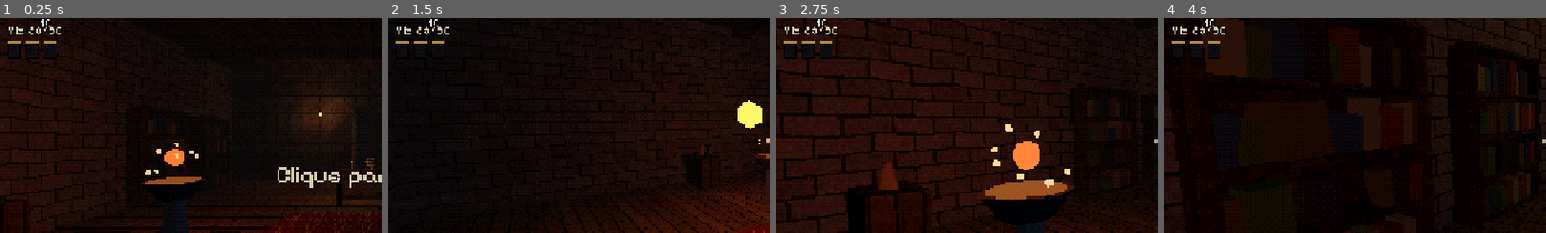
Above: before the commit, frames 1-4 (left to right).
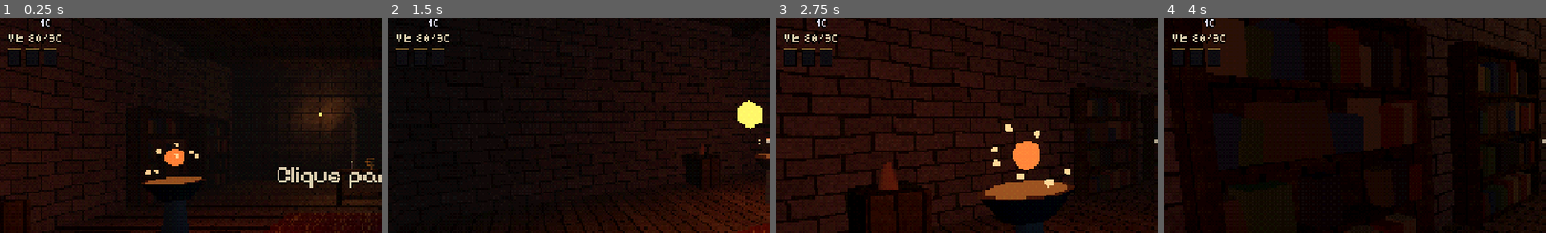
Above: after the commit, the same moments.

Repository: Poertade/Jogo-do-mago
Game: Godot game, scene res://scenes/main.tscn
Same seed, same stepped clock (60 frames per second), same inputs: the game is played once before the commit and once after it.
Inputs (mouse positions are % of the whole screen's width and height, from its top left):
- Up to frame 1 (0.25 s): no input
- Up to frame 2 (1.5 s): tap Enter at 0.5 s; move the mouse to (72, 45) at 0.52 s; press the mouse at (72, 45) at 0.53 s; hold D (move_right) 0.53-1.28 s; tap Space (jump) at 0.77 s; move the mouse to (45, 50) at 1.27 s; release the mouse at (45, 50) at 1.28 s; hold W (move_forward) from 1.28 s (still down); tap E (interact) at 1.35 s
- Up to frame 3 (2.75 s): keep holding W (move_forward); tap Space (jump) at 1.52 s; move the mouse to (52, 48) at 2.02 s; tap R (pour_jar) at 2.1 s
- Up to frame 4 (4 s): keep holding W (move_forward); move the mouse to (49, 52) at 2.77 s; tap Tab (research_book) at 2.85 s; click (49, 52) at 2.92 s; tap Space (jump) at 3.02, 3.77 s; move the mouse to (57, 51) at 3.52 s; hold Shift (run) from 3.53 s (still down)
The pictures show only the part of the screen within x 0-50%, y 21-71%; the shares and areas given below are measured in that part.

The runs differ from the first frame. In frame 1, 1.1% of the frame differs, in the area x 2-17%, y 3-23%; in frame 2, 0.5%; in frame 3, 1.3%; in frame 4, 0.9%.

Commit message:
HUD: total de Vis abaixo dos números dos frascos
Co-Authored-By: Claude Opus 5.5 <noreply@anthropic.com>
Claude-Session: https://claude.ai/code/session_011HHAdEQoNEDWcHPWu55sr8

Diff:
--- a/scripts/ui/vis_gauge.gd
+++ b/scripts/ui/vis_gauge.gd
@@ -29,7 +29,7 @@
 
 
 func _init() -> void:
-	custom_minimum_size = Vector2(110, 108)
+	custom_minimum_size = Vector2(110, 114)
 	mouse_filter = Control.MOUSE_FILTER_IGNORE
 
 
@@ -65,7 +65,7 @@
 			draw_string(font, at, text, HORIZONTAL_ALIGNMENT_LEFT, -1, FONT_SIZE, color.lightened(0.25))
 	_draw_orb()
 	var total := "%s %d/%d" % [Text.tr_key("TERM_VIS"), _wand.total(), _wand.total_capacity()]
-	var total_at := Vector2(2, 84)
+	var total_at := Vector2(2, 91)
 	draw_string_outline(font, total_at, total, HORIZONTAL_ALIGNMENT_LEFT, -1, FONT_SIZE, 2, Color.BLACK)
 	draw_string(font, total_at, total, HORIZONTAL_ALIGNMENT_LEFT, -1, FONT_SIZE, TEXT)
 	_draw_belt(font)
@@ -75,7 +75,7 @@
 func _draw_belt(font: Font) -> void:
 	if _jars == null:
 		return
-	var y := 90.0
+	var y := 96.0
 	for i in _jars.jars.size():
 		var jar := _jars.jars[i]
 		var x := 2.0 + i * 15.0
